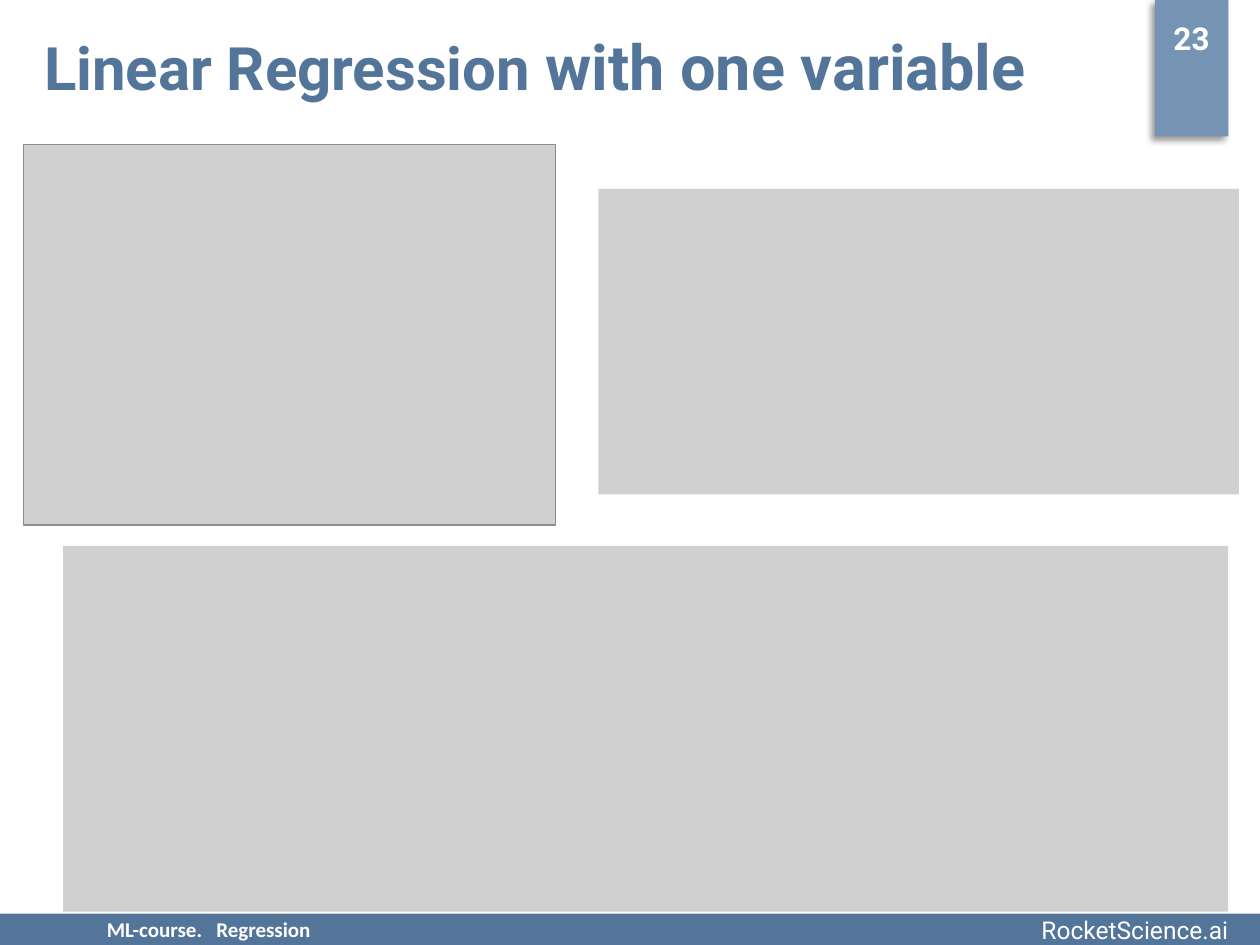
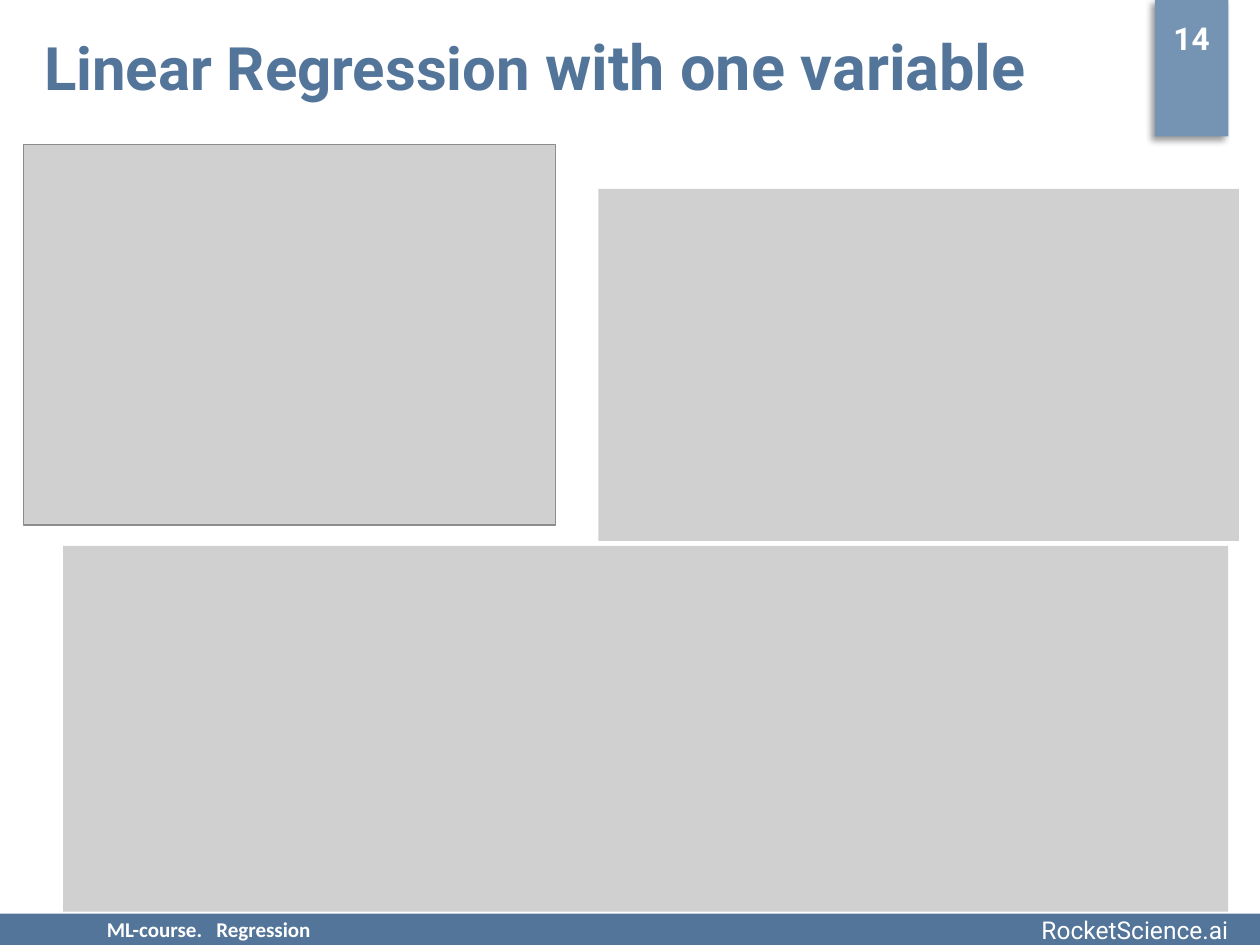
Before and after one commit to rjaffk/tensorby, a slide deck: slide 14 of lecture_regression/presentation/lecture_regression.pptx (slide 16 before the commit). Drawn at 1260x945 pixels with LibreOffice and Linux fonts; fonts in the diff are those of the drawing; grey boxes stand for pictures; background and template pictures are left out. Boxes give left, top, right and bottom in pixels: in the first picture for what was removed or moved away, otherwise in the second. Text is boxed around its words. In the diff, an @@ line names an element or a change of style, - is before the commit and + after.

```diff
--- a/lecture_regression/presentation/lecture_regression.pptx
+++ b/lecture_regression/presentation/lecture_regression.pptx
@@ text at bbox=[1173, 27, 1209, 50]: text changed @@
-23
+14
@@ picture: place and size @@
-picture at bbox=[598, 189, 1239, 494]
+picture at bbox=[598, 189, 1239, 541]
```
Also in this commit, not shown: 15 other slides changed, 1 other file.
